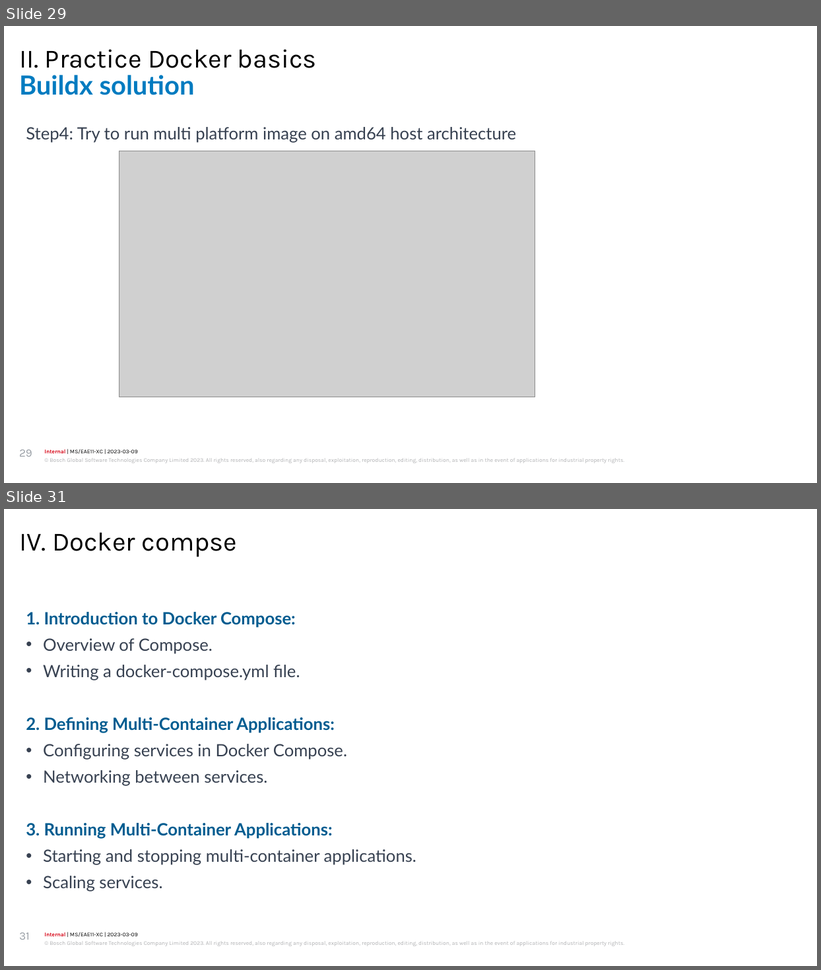
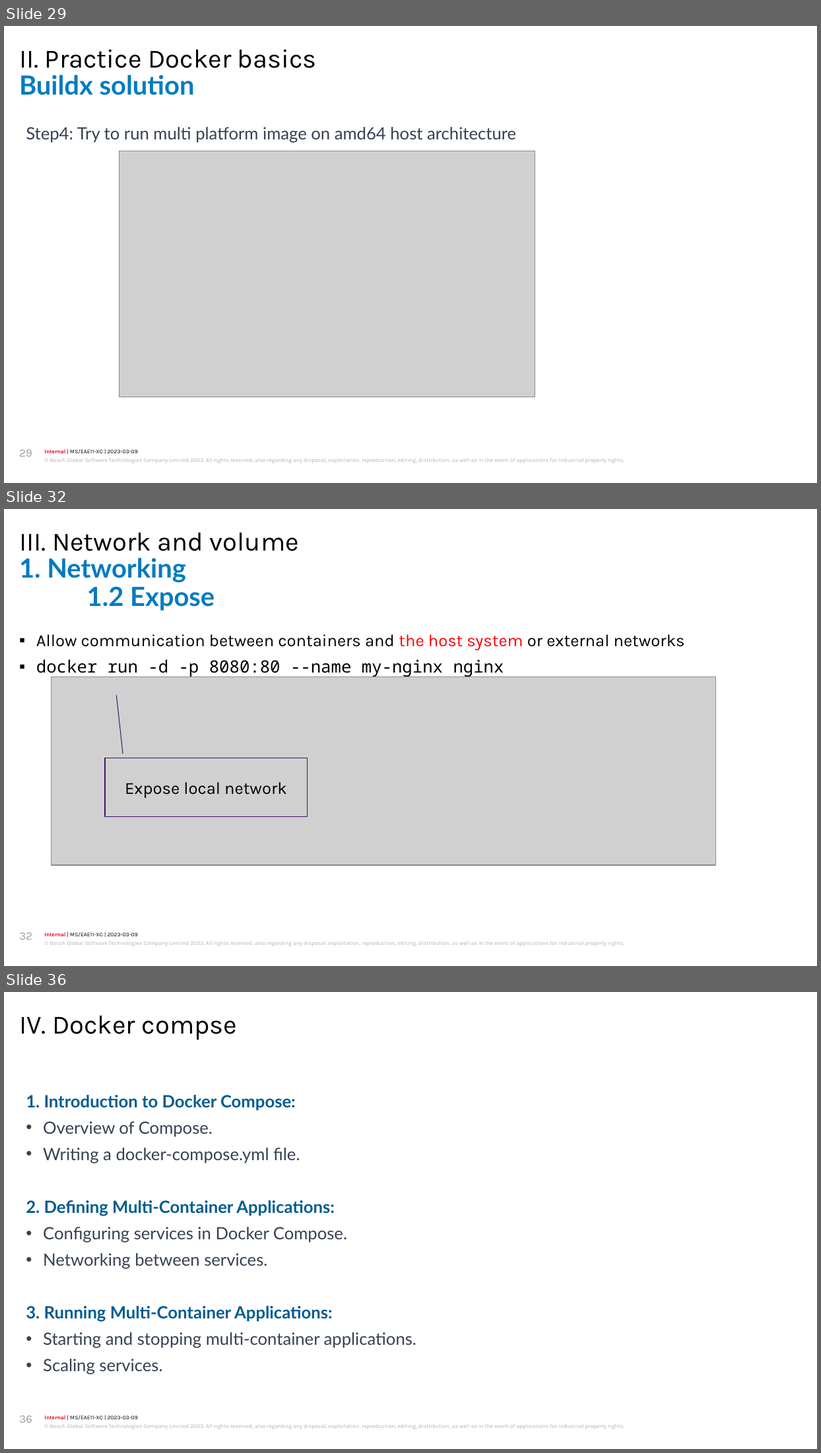
Before and after one commit to luckyfker/DockerDocs, a slide deck: EAE_Competence_Docker_practice.pptx. Shown one above the other, each under a label of ours: slides 29 and 31 before the commit, slides 29, 32 and 36 after it; the slides between them are not shown. The pictures are 821x970 and 821x1453 pixels, drawn with LibreOffice and Linux fonts; fonts in the diff are those of the drawing; grey boxes stand for pictures; background and template pictures are left out. Boxes give left, top, right and bottom in pixels: in the first picture for what was removed or moved away, otherwise in the second. Text is boxed around its words. In the diff, an @@ line names an element or a change of style, - is before the commit and + after.

Commit message:
update networking

```diff
--- a/EAE_Competence_Docker_practice.pptx
+++ b/EAE_Competence_Docker_practice.pptx
@@ slide 32 added at (4, 509, 817, 966), background #FFFFFF; not listed: 2 template elements that a slide beside it also shows @@
@@ text added at (19, 532, 299, 551), 28 pt, text #000000 @@
+III. Network and volume
@@ title added at (19, 558, 215, 611), 28 pt, text #007BC0, bold @@
+1. Networking
+1.2 Expose
@@ text added at (36, 634, 685, 677), 18 pt, text #000000 @@
+▪ Allow communication between containers and the host system or external networks
+▪ docker run -d -p 8080:80 --name my-nginx nginx
@@ picture added at (51, 677, 715, 865) @@
@@ border callout added at (105, 758, 307, 817), outline #3F136C 0.75 pt, 18 pt, text #000000 @@
+Expose local network
@@ page number added at (19, 933, 32, 940), 12 pt, text #999FA6 @@
+32
@@ what was slide 31 is now slide 36 @@
@@ page number at (19, 1416, 32, 1423): text changed @@
-31
+36
```
Also in this commit, not shown: 1 slide changed, 4 other slides added.
